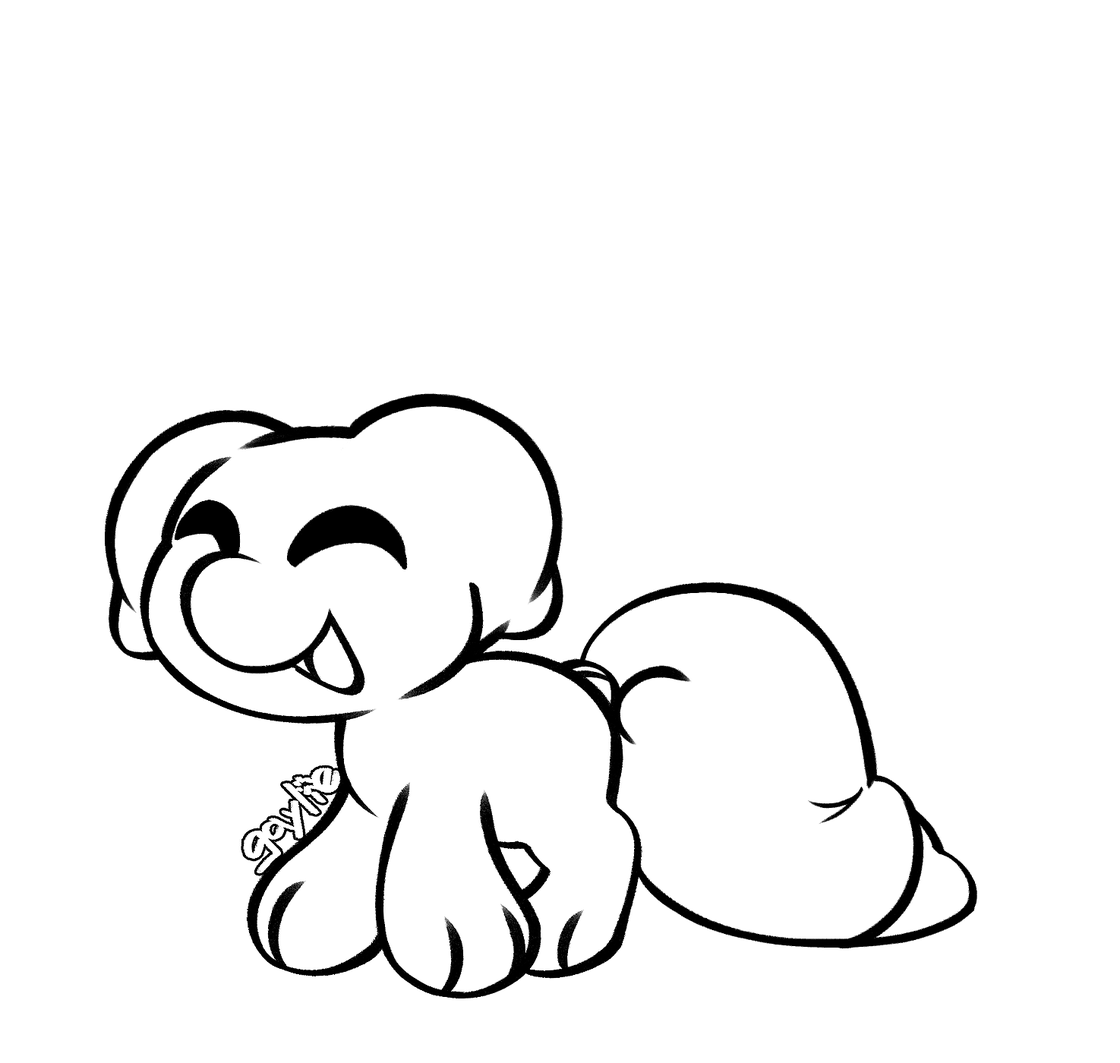
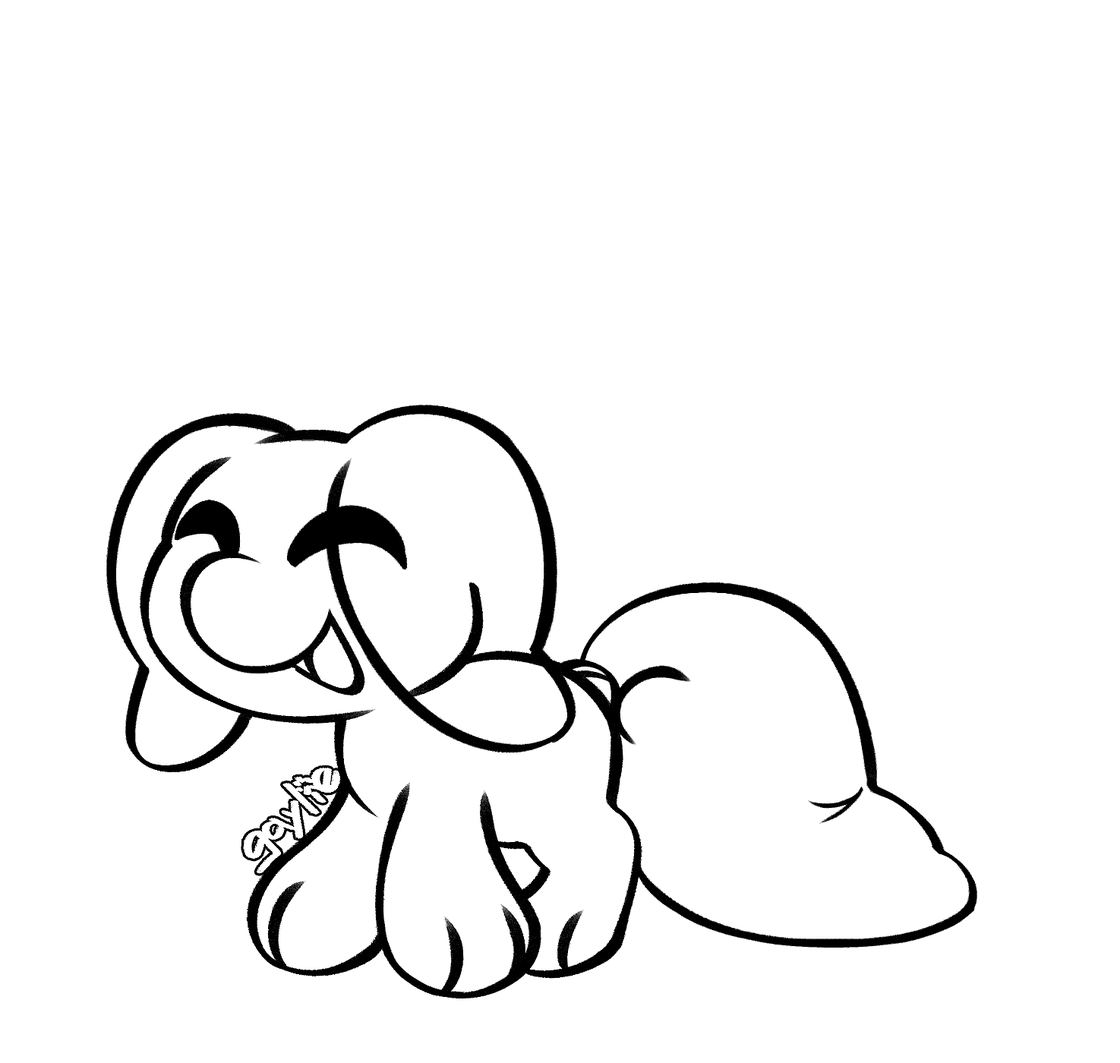
Layer changes from the first 1120px x 1063px image to the second:
hid "Standard Open Case" over box(560, 582, 925, 950)
showed "Standard Closed Case" over box(560, 582, 925, 949)
hid "Droop Bob" over box(104, 393, 564, 661)
added layer "standard droop" in group "Ears" over box(106, 404, 577, 773)
